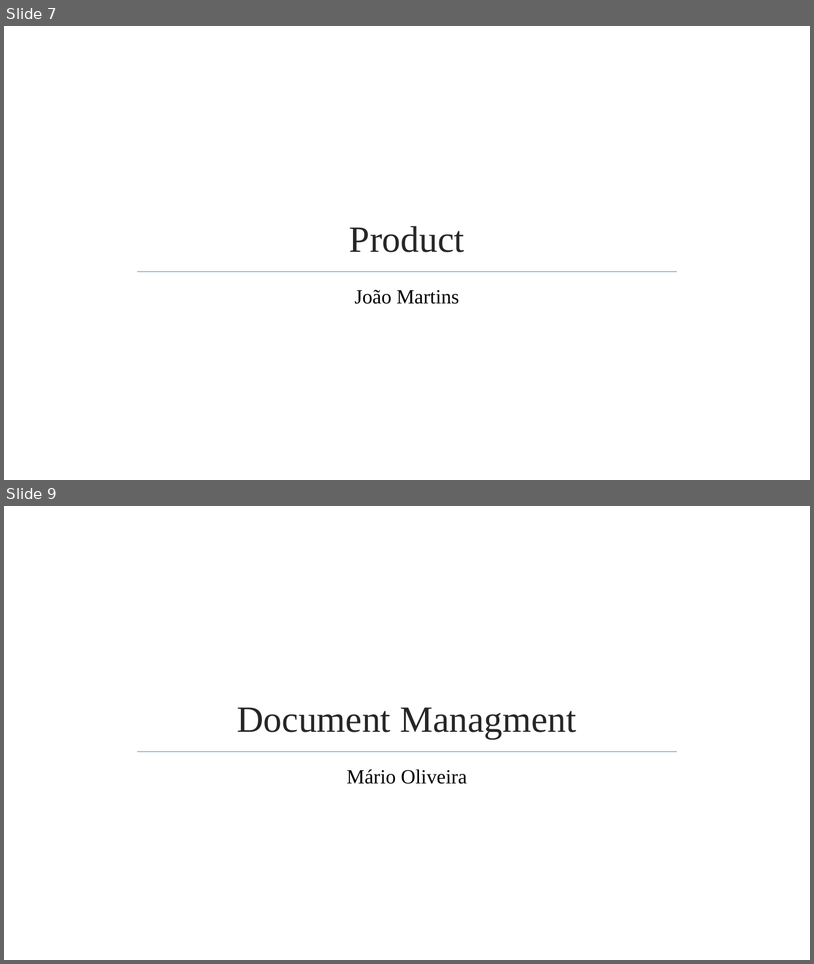
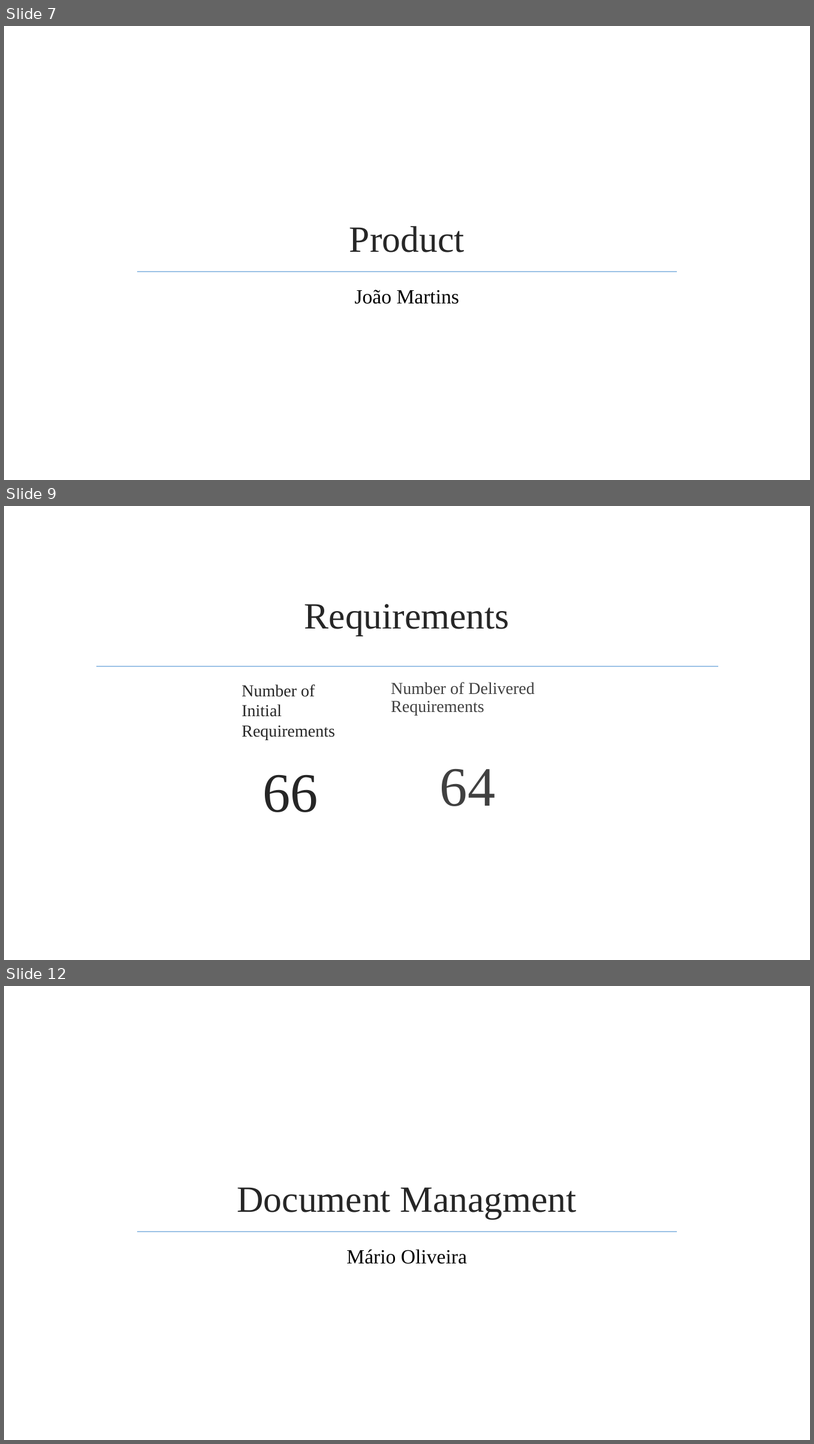
Before and after one commit to jmgirao/projetosoftware1213, a slide deck: Final Presentation/Presentation.pptx. Shown one above the other, each under a label of ours: slides 7 and 9 before the commit, slides 7, 9 and 12 after it; the slides between them are not shown. The pictures are 814x964 and 814x1444 pixels, drawn with LibreOffice and Linux fonts; fonts in the diff are those of the drawing; background and template pictures are left out. Boxes give left, top, right and bottom in pixels: in the first picture for what was removed or moved away, otherwise in the second. Text is boxed around its words. In the diff, an @@ line names an element or a change of style, - is before the commit and + after.

```diff
--- a/Final Presentation/Presentation.pptx
+++ b/Final Presentation/Presentation.pptx
@@ slide 9 added at bbox=[4, 506, 810, 960], background picture (left out) @@
@@ title added at bbox=[305, 604, 510, 636], 44 pt, text #262626 @@
+Requirements
@@ line added from (96, 666) to (719, 666), #9DC3E6 1.25 pt @@
@@ text added at bbox=[242, 684, 335, 812], 20 pt, text #262626 @@
+Number of Initial Requirements
+66
@@ text added at bbox=[391, 682, 534, 806], 20 pt, text #404040 @@
+  Number of Delivered Requirements
+  64
@@ what was slide 9 is now slide 12 @@
```
Also in this commit, not shown: 2 other slides added.
